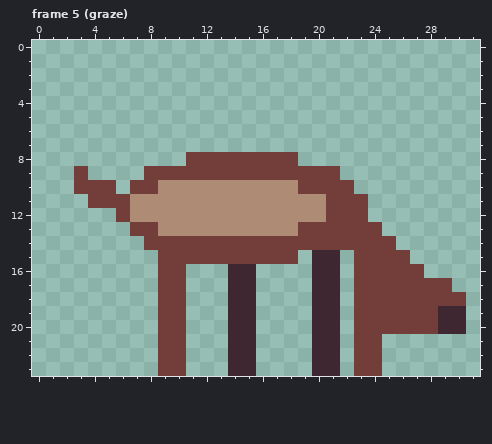
Pixel-art file -- art/scenery/background-deer.aseprite. Above is the file before it was changed.
32x24 pixels, 6 frames. Shown: frame 5 (graze). The commit also changed other frames, which this record leaves out.
And afterwards:
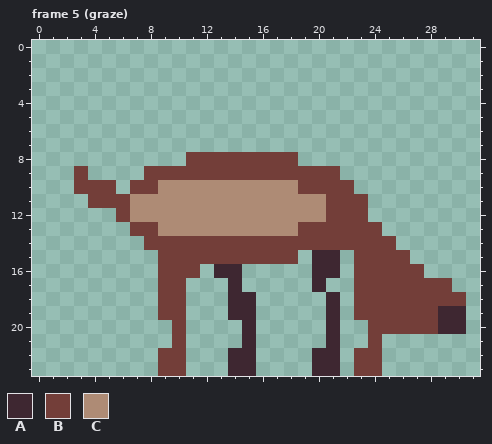
Palette (. is transparent): A #3e2731  B #733e39  C #ae8b75
Message: Refine planted small-deer leg anatomy
The edit:
Frame 5 (graze):
The author put colour A in row 16 at x 13.
The author put colour B in row 16 at x 11.
The edit erases colour A in row 16 at x 15; in row 17 at x 15 and 21; in rows 18 to 19 at x 20; in rows 20 to 21 at x 14 and 20.
The edit erases colour B in rows 20 to 21 at x 9 and 23.
